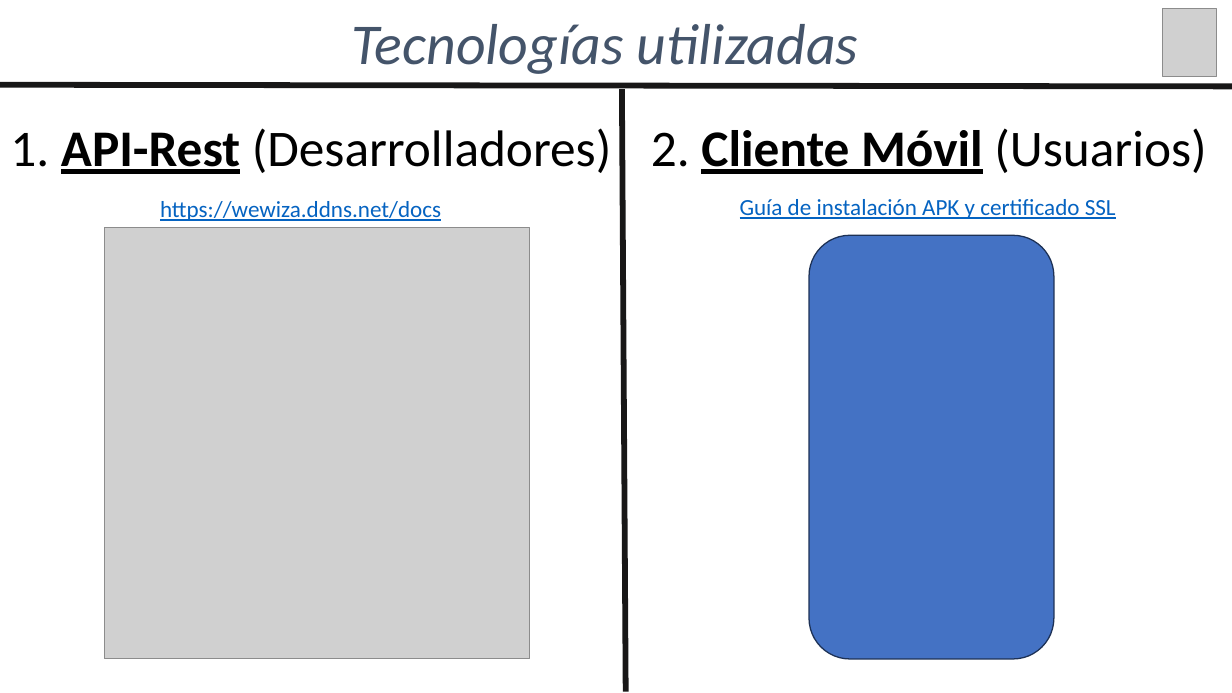
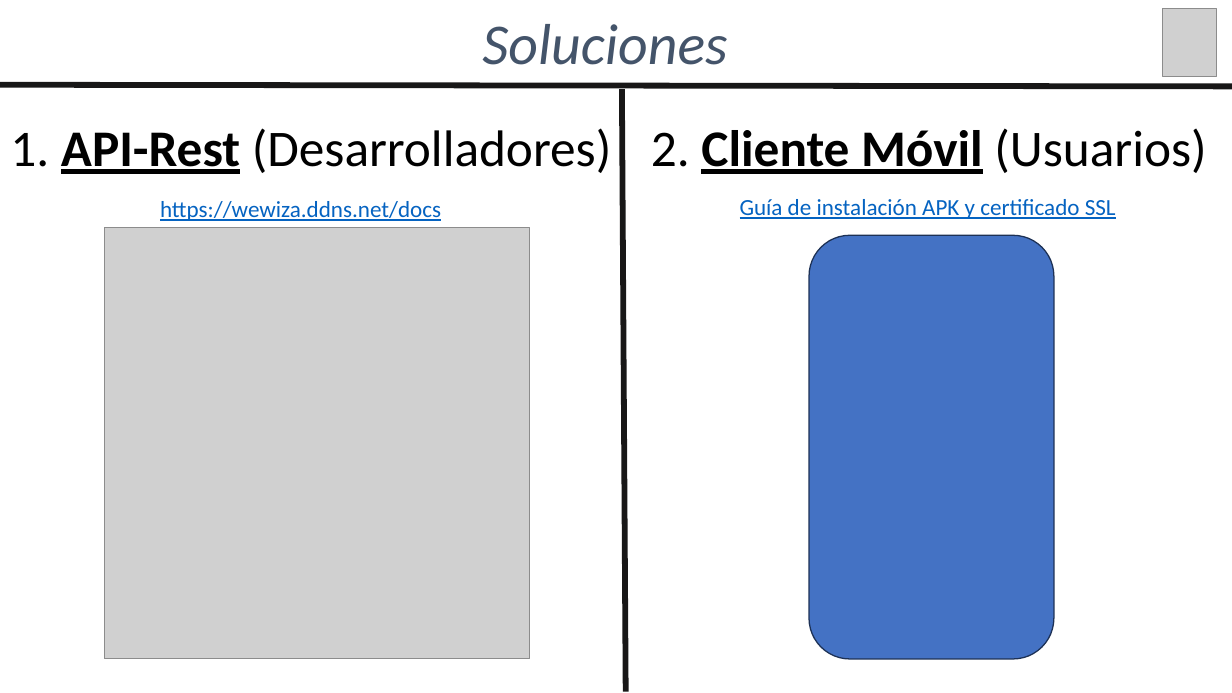
Before and after one commit to agchivite/Wewiza, a slide deck: slide 4 of 02_Documentacion/Presentacion_Wewiza.pptx (slide 6 before the commit). Drawn at 1232x693 pixels with LibreOffice and Linux fonts; fonts in the diff are those of the drawing; grey boxes stand for pictures. Boxes give left, top, right and bottom in pixels: in the first picture for what was removed or moved away, otherwise in the second. Text is boxed around its words. In the diff, an @@ line names an element or a change of style, - is before the commit and + after.

Commit message:
[Fix] Title solutions

```diff
--- a/02_Documentacion/Presentacion_Wewiza.pptx
+++ b/02_Documentacion/Presentacion_Wewiza.pptx
@@ text at box(482, 24, 727, 65): text changed @@
-Tecnologías utilizadas
+Soluciones
```
